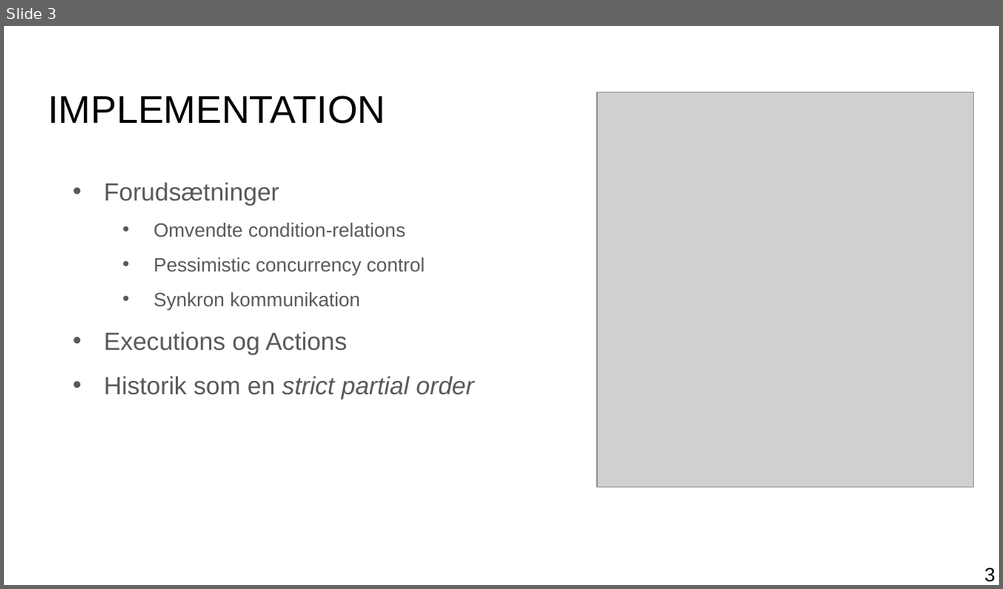
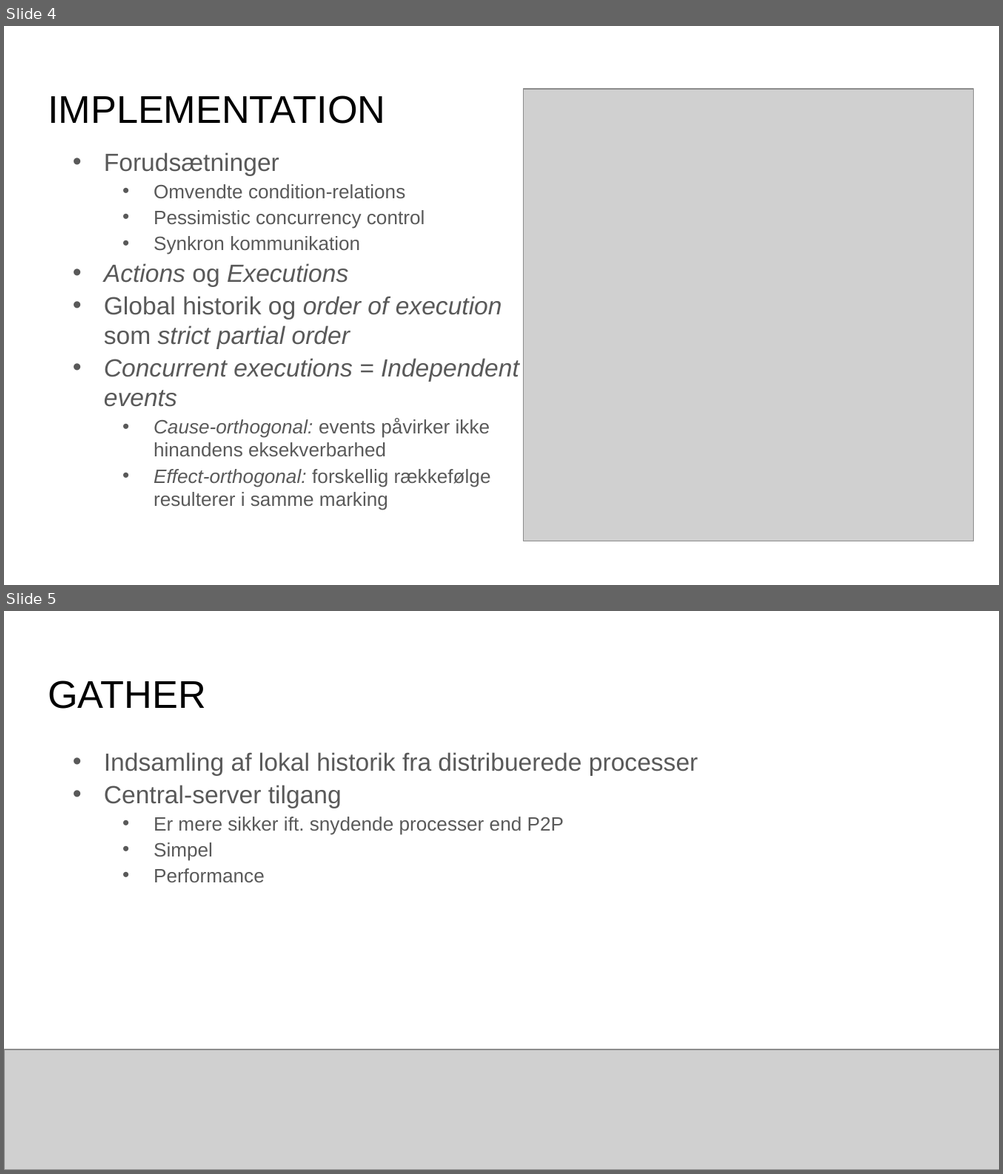
Before and after one commit to mikaellindemann/Distributed-Consensus, a slide deck: doc/Exam/Exam.pptx. Shown one above the other, each under a label of ours: slide 3 before the commit, slides 4 and 5 after it. The pictures are 1003x589 and 1003x1174 pixels, drawn with LibreOffice and Linux fonts; fonts in the diff are those of the drawing; grey boxes stand for pictures. Boxes give left, top, right and bottom in pixels: in the first picture for what was removed or moved away, otherwise in the second. Text is boxed around its words. In the diff, an @@ line names an element or a change of style, - is before the commit and + after.

```diff
--- a/doc/Exam/Exam.pptx
+++ b/doc/Exam/Exam.pptx
@@ slide 5 added at [4, 611, 999, 1170], background #FFFFFF @@
@@ title added at [48, 681, 206, 709], 28 pt, text #000000 @@
+GATHER
@@ text added at [104, 752, 697, 883], 18 pt, text #595959 @@
+• Indsamling af lokal historik fra distribuerede processer
+• Central-server tilgang
+  • Er mere sikker ift. snydende processer end P2P
+  • Simpel
+  • Performance
@@ picture added at [4, 1050, 999, 1170] @@
@@ what was slide 3 is now slide 4 @@
@@ slide 4 changed as well @@
@@ picture: place and size @@
-picture at [597, 93, 973, 488]
+picture at [523, 89, 973, 541]
@@ text "Forudsætninger": place and size @@
-text "Forudsætninger" at [104, 182, 474, 399]
+text "Forudsætninger" at [104, 153, 519, 511]
@@ text at [104, 153, 425, 255]: line spacing 1.5 to 1; more space between paragraphs @@
@@ text at [104, 264, 519, 511]: text changed; size 18 to 14 pt; italic on @@
-• Executions og Actions
-• Historik som en strict partial order
+• Actions og Executions
+• Global historik og order of execution
+  som strict partial order
+• Concurrent executions = Independent
+  events
+  • Cause-orthogonal: events påvirker ikke
+    hinandens eksekverbarhed
+  • Effect-orthogonal: forskellig rækkefølge
+    resulterer i samme marking
@@ page number removed at [984, 568, 995, 582] @@
-3
```
Also in this commit, not shown: 11 other slides changed, 6 other slides added, 4 slides removed, 2 other files.
